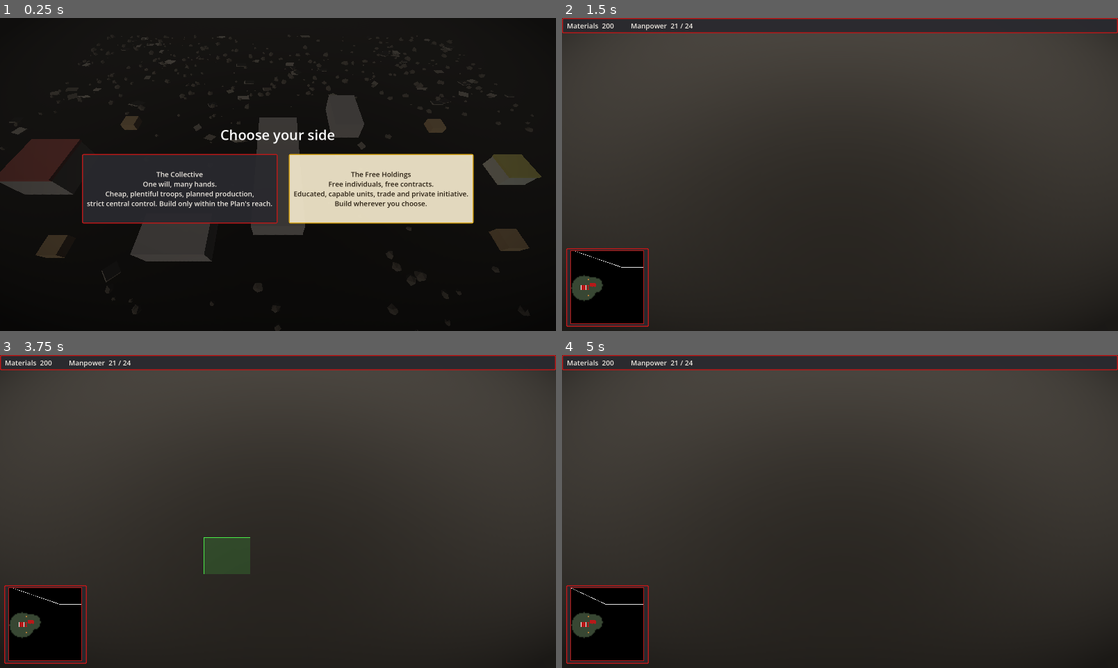
Above: before the commit, frames 1-4 (two rows, left to right).
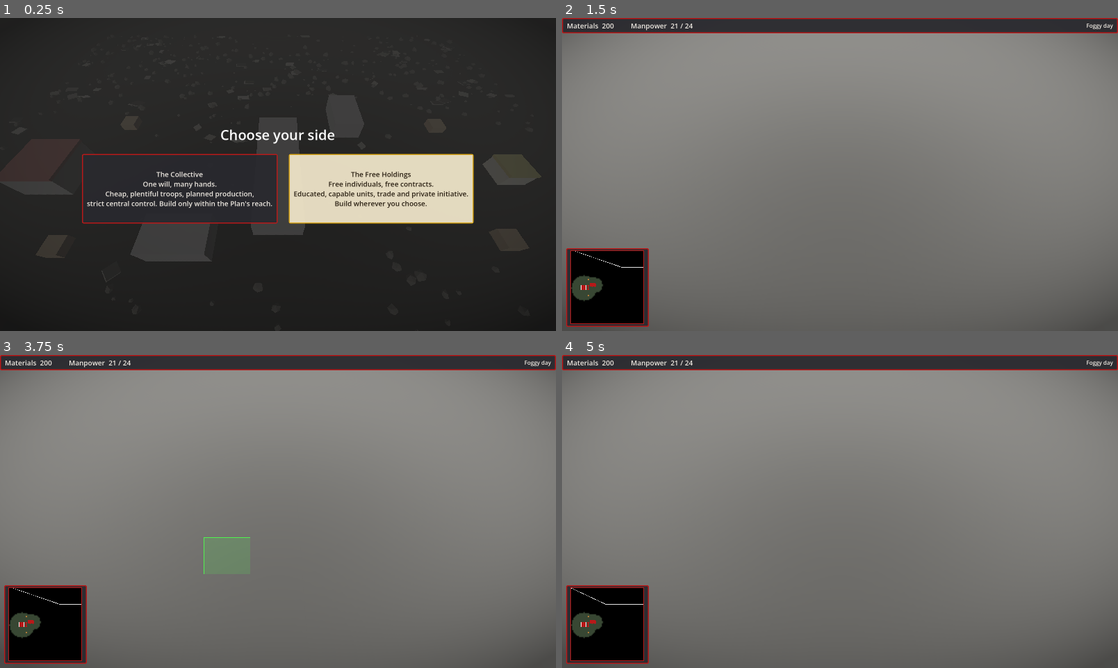
Above: after the commit, the same moments.

Repository: zhqgitc/rtsGameSpike
Game: Godot game, scene res://scenes/main.tscn
The game is run twice, just before and just after one commit, with the same random seed, the same clock (stepped at 60 frames per second) and the same inputs.
Inputs (mouse positions are in pixels of both pictures, inside the frame that each line leads up to):
- Up to frame 1 (0.25 s): no input
- Up to frame 2 (1.5 s): click "The Collective One will, many…" at 0.5 s; tap Enter at 1.25 s; drag from (606, 287) to (895, 105) at 1.27 s
- Up to frame 3 (3.75 s): tap Space at 2 s; drag from (166, 527) to (250, 574) at 2.02 s; move the mouse to (333, 442) at 2.77 s; hold D 2.78-3.5 s; tap 1 at 2.85 s; tap Enter at 3.5 s; drag from (250, 574) to (111, 464) at 3.52 s
- Up to frame 4 (5 s): move the mouse to (1006, 558) at 4.27 s; hold A from 4.28 s (still down); tap 1 at 4.35 s

The runs differ from the first frame. In frame 1, less than 0.1% of the frame differs, in the area x 14-96%, y 5-76%; in frame 2, 91%, in the area x 0-100%, y 0-100%; in frame 3, 91%; in frame 4, 91%.

Commit message:
G1b: a different kind of day each game
WeatherPreset resource and four presets (overcast, dark, foggy, sunny) in data/weather. Atmosphere applies a preset to sky, haze, sun, grading and vignette, picks one at random per game unless fixed, and emits weather_changed. The top bar shows the day's name.

Co-Authored-By: Claude Sonnet 5.5 <noreply@anthropic.com>

Diff:
--- /dev/null
+++ b/data/weather/dark.tres
@@ -0,0 +1,21 @@
+[gd_resource type="Resource" script_class="WeatherPreset" load_steps=2 format=3]
+
+[ext_resource type="Script" path="res://scripts/world/weather_preset.gd" id="1"]
+
+[resource]
+script = ExtResource("1")
+id = &"dark"
+display_name = "Dark day"
+sky_top = Color(0.11, 0.12, 0.14, 1)
+sky_horizon = Color(0.27, 0.26, 0.25, 1)
+ground_bottom = Color(0.12, 0.11, 0.10, 1)
+fog_color = Color(0.21, 0.20, 0.19, 1)
+fog_density = 0.0068
+sun_color = Color(0.72, 0.76, 0.88, 1)
+sun_energy = 0.5
+sun_rotation = Vector3(-50, -20, 0)
+shadow_blur = 2.4
+ambient_energy = 0.52
+saturation = 0.58
+contrast = 1.18
+vignette = 0.7
--- /dev/null
+++ b/data/weather/foggy.tres
@@ -0,0 +1,21 @@
+[gd_resource type="Resource" script_class="WeatherPreset" load_steps=2 format=3]
+
+[ext_resource type="Script" path="res://scripts/world/weather_preset.gd" id="1"]
+
+[resource]
+script = ExtResource("1")
+id = &"foggy"
+display_name = "Foggy day"
+sky_top = Color(0.52, 0.53, 0.53, 1)
+sky_horizon = Color(0.64, 0.63, 0.60, 1)
+ground_bottom = Color(0.40, 0.39, 0.37, 1)
+fog_color = Color(0.60, 0.59, 0.56, 1)
+fog_density = 0.0105
+sun_color = Color(0.95, 0.92, 0.86, 1)
+sun_energy = 0.75
+sun_rotation = Vector3(-44, -28, 0)
+shadow_blur = 3.2
+ambient_energy = 0.95
+saturation = 0.5
+contrast = 1.0
+vignette = 0.4
--- /dev/null
+++ b/data/weather/overcast.tres
@@ -0,0 +1,21 @@
+[gd_resource type="Resource" script_class="WeatherPreset" load_steps=2 format=3]
+
+[ext_resource type="Script" path="res://scripts/world/weather_preset.gd" id="1"]
+
+[resource]
+script = ExtResource("1")
+id = &"overcast"
+display_name = "Overcast"
+sky_top = Color(0.24, 0.26, 0.29, 1)
+sky_horizon = Color(0.50, 0.47, 0.43, 1)
+ground_bottom = Color(0.24, 0.22, 0.20, 1)
+fog_color = Color(0.47, 0.44, 0.40, 1)
+fog_density = 0.0042
+sun_color = Color(1, 0.88, 0.74, 1)
+sun_energy = 1.25
+sun_rotation = Vector3(-36, -32, 0)
+shadow_blur = 1.4
+ambient_energy = 0.7
+saturation = 0.68
+contrast = 1.1
+vignette = 0.5
--- /dev/null
+++ b/data/weather/sunny.tres
@@ -0,0 +1,21 @@
+[gd_resource type="Resource" script_class="WeatherPreset" load_steps=2 format=3]
+
+[ext_resource type="Script" path="res://scripts/world/weather_preset.gd" id="1"]
+
+[resource]
+script = ExtResource("1")
+id = &"sunny"
+display_name = "Sunny day"
+sky_top = Color(0.30, 0.37, 0.46, 1)
+sky_horizon = Color(0.64, 0.59, 0.50, 1)
+ground_bottom = Color(0.28, 0.25, 0.21, 1)
+fog_color = Color(0.60, 0.55, 0.47, 1)
+fog_density = 0.0022
+sun_color = Color(1, 0.82, 0.58, 1)
+sun_energy = 2.0
+sun_rotation = Vector3(-30, -42, 0)
+shadow_blur = 0.6
+ambient_energy = 0.72
+saturation = 0.82
+contrast = 1.12
+vignette = 0.32
--- a/scripts/ui/hud/hud.gd
+++ b/scripts/ui/hud/hud.gd
@@ -11,6 +11,7 @@
 var _faction: StringName = &""
 var _materials: Label
 var _second: Label
+var _day: Label
 var _selection_panel: PanelContainer
 var _title: Label
 var _hp_bar: ProgressBar
@@ -71,6 +72,13 @@
 	for label in [_materials, _second]:
 		HudStyle.style_label(label, _faction, 20)
 		row.add_child(label)
+	# The kind of day, pushed to the right-hand end of the bar.
+	var spacer := Control.new()
+	spacer.size_flags_horizontal = Control.SIZE_EXPAND_FILL
+	row.add_child(spacer)
+	_day = Label.new()
+	HudStyle.style_label(_day, _faction, 16)
+	row.add_child(_day)
 	add_child(bar)
 
 
@@ -174,6 +182,8 @@
 # --- Refresh ----------------------------------------------------------------
 
 func _refresh_resources() -> void:
+	var atmosphere := get_node_or_null("../Atmosphere") as Atmosphere
+	_day.text = atmosphere.current.display_name if atmosphere != null and atmosphere.current != null else ""
 	_materials.text = "Materials  %d" % _economy.amount(_faction, &"materials")
 	if _faction == &"collectivists":
 		_second.text = "Manpower  %d / %d" % [_economy.pop_used(_faction), _economy.pop_cap(_faction)]
--- a/scripts/world/atmosphere.gd
+++ b/scripts/world/atmosphere.gd
@@ -1,76 +1,91 @@
 class_name Atmosphere
 extends Node
-## The mood of the world: a low, weak sun, an overcast sky, haze that swallows
-## the distance, desaturated grading, ambient occlusion and a soft vignette.
-## All the numbers are constants at the top so the look is easy to tune.
+## The mood of the world: overcast sky, haze that swallows the distance, a low
+## weak sun, desaturated grading, ambient occlusion and a soft vignette.
+## Each game gets its own kind of day (a WeatherPreset from data/weather/):
+## overcast, dark, foggy or sunny, all muted by the setting.
 
-# Sky and haze (the horizon colour and the fog colour match, so the far edge of
-# the world dissolves instead of showing a seam).
-const SKY_TOP := Color(0.24, 0.26, 0.29)
-const SKY_HORIZON := Color(0.50, 0.47, 0.43)
-const GROUND_HORIZON := Color(0.50, 0.47, 0.43)
-const GROUND_BOTTOM := Color(0.24, 0.22, 0.20)
-const FOG_COLOR := Color(0.47, 0.44, 0.40)
-const FOG_DENSITY := 0.0042
+signal weather_changed(preset: WeatherPreset)
 
-# Light.
-const SUN_COLOR := Color(1.0, 0.88, 0.74)
-const SUN_ENERGY := 1.25
-const SUN_ROTATION := Vector3(-36.0, -32.0, 0.0)
-const AMBIENT_ENERGY := 0.7
+const PRESET_IDS: Array[StringName] = [&"overcast", &"dark", &"foggy", &"sunny"]
 
-# Grading.
-const SATURATION := 0.68
-const CONTRAST := 1.1
-const VIGNETTE_STRENGTH := 0.5
+## Which day to use: one of PRESET_IDS, or &"random" for a different day each game.
+@export var day: StringName = &"random"
+
+var current: WeatherPreset
+
+var _environment: Environment
+var _sky_material: ProceduralSkyMaterial
+var _sun: DirectionalLight3D
+var _vignette_material: ShaderMaterial
 
 
 func _ready() -> void:
-	var world_environment := get_node("../WorldEnvironment") as WorldEnvironment
-	world_environment.environment = _make_environment()
-	_set_up_sun(get_node("../Sun") as DirectionalLight3D)
+	_sun = get_node("../Sun") as DirectionalLight3D
+	_build_environment()
 	_add_vignette()
+	(get_node("../WorldEnvironment") as WorldEnvironment).environment = _environment
+	apply(_load_preset(_pick_day()))
 
 
-func _make_environment() -> Environment:
-	var sky_material := ProceduralSkyMaterial.new()
-	sky_material.sky_top_color = SKY_TOP
-	sky_material.sky_horizon_color = SKY_HORIZON
-	sky_material.sky_curve = 0.18
-	sky_material.ground_horizon_color = GROUND_HORIZON
-	sky_material.ground_bottom_color = GROUND_BOTTOM
-	sky_material.ground_curve = 0.1
-	sky_material.sun_angle_max = 1.0
-	sky_material.use_debanding = true
-	var sky := Sky.new()
-	sky.sky_material = sky_material
-
-	var env := Environment.new()
-	env.background_mode = Environment.BG_SKY
-	env.sky = sky
-	env.ambient_light_source = Environment.AMBIENT_SOURCE_SKY
-	env.ambient_light_energy = AMBIENT_ENERGY
-	env.tonemap_mode = Environment.TONE_MAPPER_FILMIC
-	env.adjustment_enabled = true
-	env.adjustment_saturation = SATURATION
-	env.adjustment_contrast = CONTRAST
-	env.ssao_enabled = true
-	env.ssao_radius = 1.6
-	env.ssao_intensity = 2.2
-	env.fog_enabled = true
-	env.fog_light_color = FOG_COLOR
-	env.fog_density = FOG_DENSITY
-	env.fog_sky_affect = 0.6
-	return env
+## Switch to a kind of day immediately.
+func apply(preset: WeatherPreset) -> void:
+	current = preset
+	_sky_material.sky_top_color = preset.sky_top
+	_sky_material.sky_horizon_color = preset.sky_horizon
+	_sky_material.ground_horizon_color = preset.sky_horizon
+	_sky_material.ground_bottom_color = preset.ground_bottom
+	_environment.fog_light_color = preset.fog_color
+	_environment.fog_density = preset.fog_density
+	_environment.ambient_light_energy = preset.ambient_energy
+	_environment.adjustment_saturation = preset.saturation
+	_environment.adjustment_contrast = preset.contrast
+	_sun.rotation_degrees = preset.sun_rotation
+	_sun.light_color = preset.sun_color
+	_sun.light_energy = preset.sun_energy
+	_sun.shadow_blur = preset.shadow_blur
+	_vignette_material.set_shader_parameter("strength", preset.vignette)
+	weather_changed.emit(preset)
 
 
-func _set_up_sun(sun: DirectionalLight3D) -> void:
-	sun.rotation_degrees = SUN_ROTATION
-	sun.light_color = SUN_COLOR
-	sun.light_energy = SUN_ENERGY
-	sun.shadow_enabled = true
-	sun.shadow_blur = 1.4
-	sun.directional_shadow_max_distance = 160.0
+func apply_by_id(preset_id: StringName) -> void:
+	apply(_load_preset(preset_id))
+
+
+func _pick_day() -> StringName:
+	if day != &"random":
+		return day
+	var rng := RandomNumberGenerator.new()
+	rng.randomize()
+	return PRESET_IDS[rng.randi() % PRESET_IDS.size()]
+
+
+func _load_preset(preset_id: StringName) -> WeatherPreset:
+	return load("res://data/weather/%s.tres" % preset_id) as WeatherPreset
+
+
+func _build_environment() -> void:
+	_sky_material = ProceduralSkyMaterial.new()
+	_sky_material.sky_curve = 0.18
+	_sky_material.ground_curve = 0.1
+	_sky_material.sun_angle_max = 1.0
+	_sky_material.use_debanding = true
+	var sky := Sky.new()
+	sky.sky_material = _sky_material
+
+	_environment = Environment.new()
+	_environment.background_mode = Environment.BG_SKY
+	_environment.sky = sky
+	_environment.ambient_light_source = Environment.AMBIENT_SOURCE_SKY
+	_environment.tonemap_mode = Environment.TONE_MAPPER_FILMIC
+	_environment.adjustment_enabled = true
+	_environment.ssao_enabled = true
+	_environment.ssao_radius = 1.6
+	_environment.ssao_intensity = 2.2
+	_environment.fog_enabled = true
+	_environment.fog_sky_affect = 0.6
+	_sun.shadow_enabled = true
+	_sun.directional_shadow_max_distance = 160.0
 
 
 ## A dark rim around the screen. Sits below the HUD and ignores the mouse.
@@ -87,11 +102,10 @@
 	COLOR = vec4(0.0, 0.0, 0.0, clamp(d * d, 0.0, 1.0) * strength);
 }
 """
-	var material := ShaderMaterial.new()
-	material.shader = shader
-	material.set_shader_parameter("strength", VIGNETTE_STRENGTH)
+	_vignette_material = ShaderMaterial.new()
+	_vignette_material.shader = shader
 	var rect := ColorRect.new()
-	rect.material = material
+	rect.material = _vignette_material
 	rect.mouse_filter = Control.MOUSE_FILTER_IGNORE
 	rect.set_anchors_preset(Control.PRESET_FULL_RECT)
 	layer.add_child(rect)
--- /dev/null
+++ b/scripts/world/weather_preset.gd
@@ -0,0 +1,29 @@
+class_name WeatherPreset
+extends Resource
+## One kind of day: sky, haze, sun and grading. Pure data; see data/weather/*.tres.
+## Even the brightest day is muted: the darkness comes from the setting.
+
+@export var id: StringName
+@export var display_name: String
+
+@export_group("Sky and haze")
+@export var sky_top: Color = Color(0.24, 0.26, 0.29)
+@export var sky_horizon: Color = Color(0.50, 0.47, 0.43)
+@export var ground_bottom: Color = Color(0.24, 0.22, 0.20)
+## Matches the horizon so the far edge of the world dissolves.
+@export var fog_color: Color = Color(0.47, 0.44, 0.40)
+@export var fog_density: float = 0.0042
+
+@export_group("Sun")
+@export var sun_color: Color = Color(1.0, 0.88, 0.74)
+@export var sun_energy: float = 1.25
+## Pitch, yaw in degrees (negative pitch points the sun down at the ground).
+@export var sun_rotation: Vector3 = Vector3(-36.0, -32.0, 0.0)
+## Larger = softer shadows (heavy cloud or fog).
+@export var shadow_blur: float = 1.4
+@export var ambient_energy: float = 0.7
+
+@export_group("Grading")
+@export var saturation: float = 0.68
+@export var contrast: float = 1.1
+@export var vignette: float = 0.5
Not shown, added: scripts/world/weather_preset.gd.uid
Not shown, changed: PLAN.md
